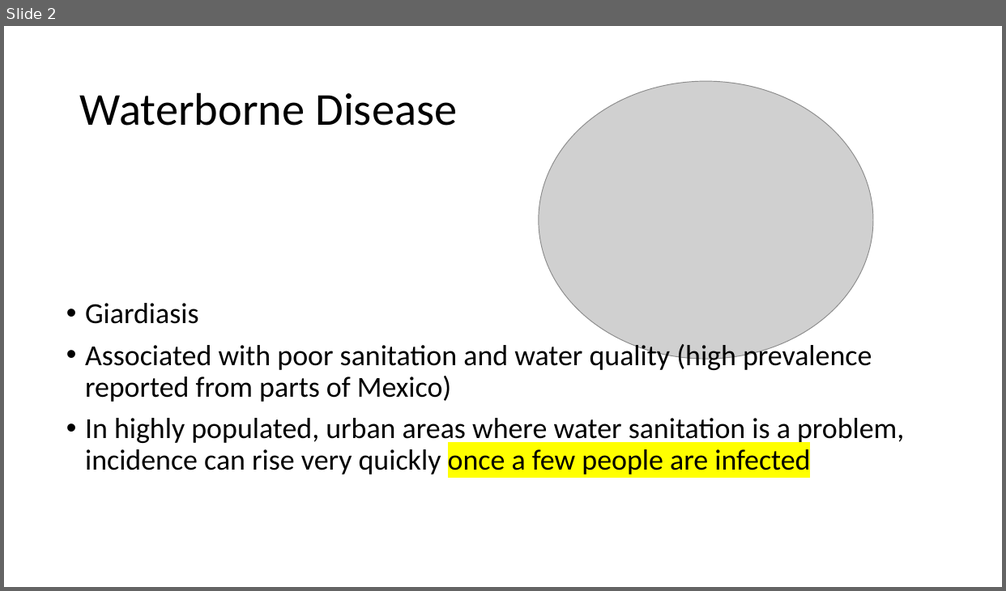
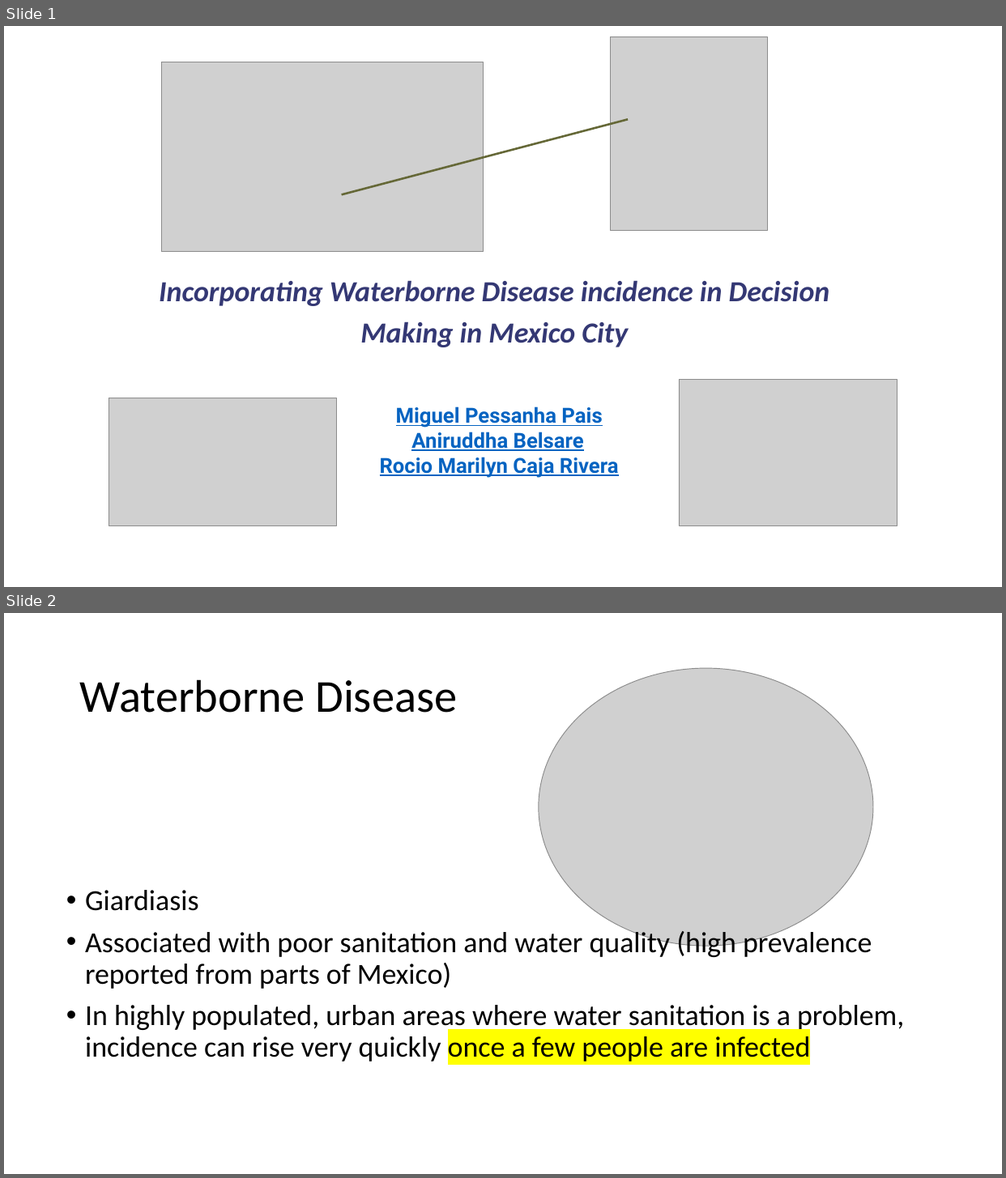
Before and after one commit to miguelppais/MexicoCityDisease, a slide deck: docs/Mexico Disease.pptx. Shown one above the other, each under a label of ours: slide 2 before the commit, slides 1 and 2 after it. The pictures are 1006x591 and 1006x1178 pixels, drawn with LibreOffice and Linux fonts; fonts in the diff are those of the drawing; grey boxes stand for pictures. Boxes give left, top, right and bottom in pixels: in the first picture for what was removed or moved away, otherwise in the second. Text is boxed around its words. In the diff, an @@ line names an element or a change of style, - is before the commit and + after.

```diff
--- a/docs/Mexico Disease.pptx
+++ b/docs/Mexico Disease.pptx
@@ slide 1 added at [4, 26, 1002, 587], background #FFFFFF @@
@@ picture added at [611, 37, 769, 230] @@
@@ picture added at [161, 62, 484, 252] @@
@@ line added from (342, 194) to (628, 120), #656837 2 pt @@
@@ subtitle added at [159, 280, 830, 348], 28 pt, text #343874, bold, italic @@
+Incorporating Waterborne Disease incidence in Decision Making in Mexico City
@@ picture added at [680, 379, 898, 526] @@
@@ picture added at [108, 398, 336, 526] @@
@@ text added at [380, 407, 619, 478], 20 pt, text #0563C1, bold, underline @@
+Miguel Pessanha Pais
+Aniruddha Belsare
+Rocio Marilyn Caja Rivera
```
Also in this commit, not shown: 1 other slide added, 1 other file.
